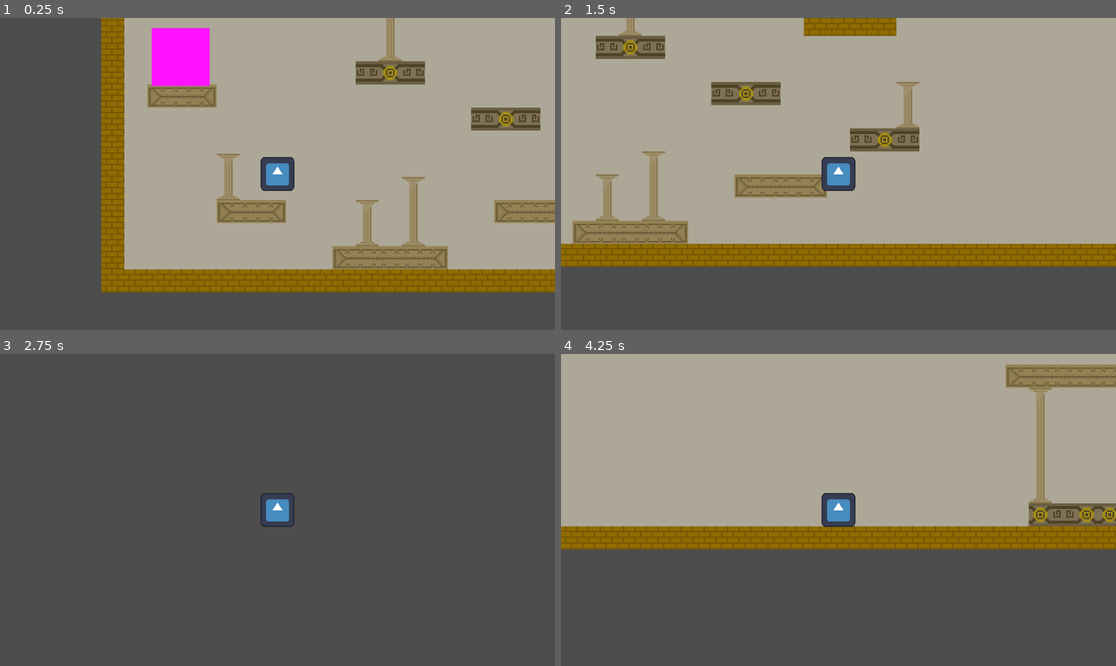
Above: before the commit, frames 1-4 (two rows, left to right).
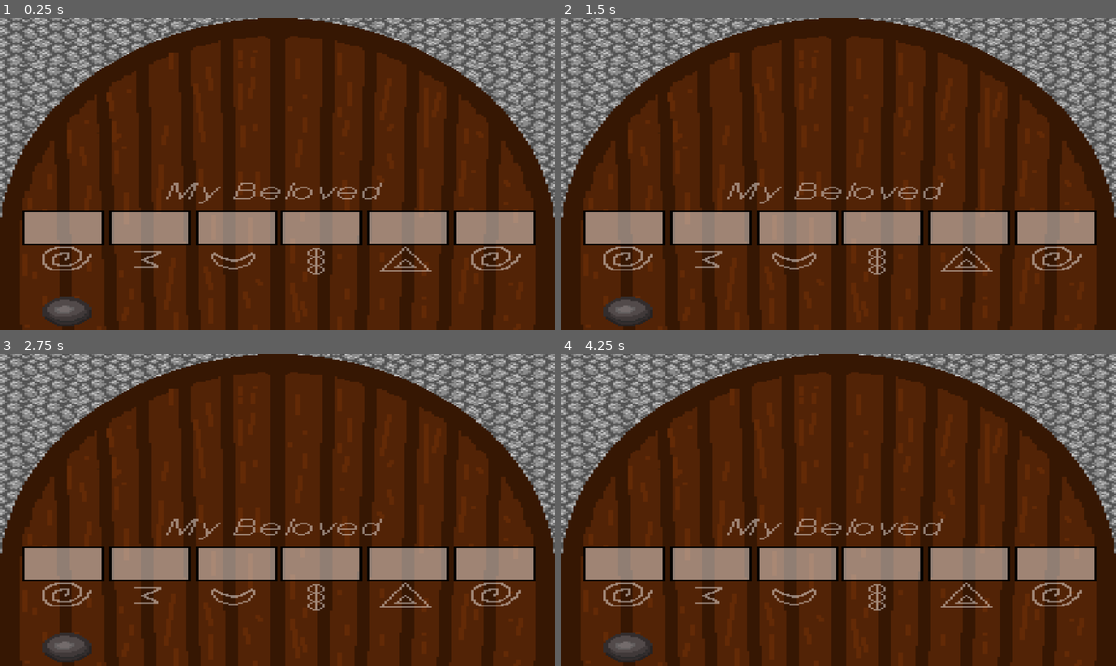
Above: after the commit, the same moments.

Repository: manaskhadka/qrow
Game: Godot game, scene res://world2.tscn
Two runs of this game, one before a commit and one after it. Both use one fixed random seed, a clock stepped at 60 frames per second and the inputs below. This scene is started directly instead of the project's main scene. The engine's default icon, where the game draws it, is replaced by a stand-in: a white triangle on a blue panel in a dark square.
Inputs:
- Up to frame 1 (0.25 s): no input
- Up to frame 2 (1.5 s): tap Enter (ui_accept) at 0.5, 0.6, 0.77, 1.07, 1.35 s; hold Right (right) 0.53-1.28 s; hold Down (down) from 1.28 s (still down)
- Up to frame 3 (2.75 s): tap Enter (ui_accept) at 1.52, 1.82, 2.1 s; release Down (down) at 2.03 s; hold Right (right) from 2.03 s (still down)
- Up to frame 4 (4.25 s): tap Enter (ui_accept) at 2.75, 2.85, 3.02, 3.32, 3.5, 3.6, 3.77, 4.07 s; release Right (right) at 2.78 s; hold Up (up) 2.78-3.53 s; hold Left (left) from 3.53 s (still down)

The runs differ from the first frame. In frame 1, 97% of the frame differs, in the area x 0-100%, y 0-100%; in frame 2, 98%; in frame 3, 94%; in frame 4, 98%.

Commit message:
changed world2 to zoom in on the door

Diff:
--- a/world2.tscn
+++ b/world2.tscn
@@ -1,36 +1,10 @@
-[gd_scene load_steps=5 format=3 uid="uid://dicdf0rv56lca"]
+[gd_scene load_steps=2 format=3 uid="uid://dicdf0rv56lca"]
 
-[ext_resource type="PackedScene" uid="uid://do027h1kv333v" path="res://test-level.tscn" id="1_7j2eq"]
-[ext_resource type="PackedScene" uid="uid://ccwb7bmjph5un" path="res://player.tscn" id="2_6gm2w"]
-[ext_resource type="Script" path="res://Area2D1.gd" id="3_xk27t"]
-
-[sub_resource type="CircleShape2D" id="CircleShape2D_8tut1"]
-radius = 24.0832
+[ext_resource type="Texture2D" uid="uid://2id8dp1ijql5" path="res://desert-game-assets/Door (1).png" id="1_wawls"]
 
 [node name="world2" type="Node2D"]
 
-[node name="test-level" parent="." instance=ExtResource("1_7j2eq")]
-
-[node name="player" parent="." instance=ExtResource("2_6gm2w")]
-position = Vector2(122, 158)
-scale = Vector2(0.984563, 0.987805)
-decel_coeff = 0.98
-speed = 15.0
-max_speed = 300.0
-
-[node name="Area2D" type="Area2D" parent="."]
-script = ExtResource("3_xk27t")
-
-[node name="CollisionShape2D" type="CollisionShape2D" parent="Area2D"]
-position = Vector2(27, 212)
-shape = SubResource("CircleShape2D_8tut1")
-
-[node name="ColorRect" type="ColorRect" parent="."]
-offset_left = 35.0
-offset_top = 57.0
-offset_right = 75.0
-offset_bottom = 97.0
-color = Color(1, 0.0745098, 1, 1)
-
-[connection signal="body_entered" from="Area2D" to="Area2D" method="_on_body_entered"]
-[connection signal="body_exited" from="Area2D" to="Area2D" method="_on_body_exited"]
+[node name="TextureRect" type="TextureRect" parent="."]
+offset_right = 1153.0
+offset_bottom = 649.0
+texture = ExtResource("1_wawls")
Binary file added: desert-game-assets/Door (1).png
Not shown, added: desert-game-assets/Door (1).png.import
